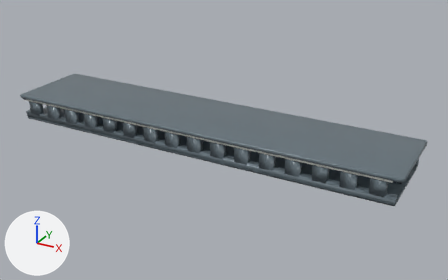
An edit to the glTF model lab/public/models/conduit_slotted-trunking.low.glb, drawn before and after from the same camera.
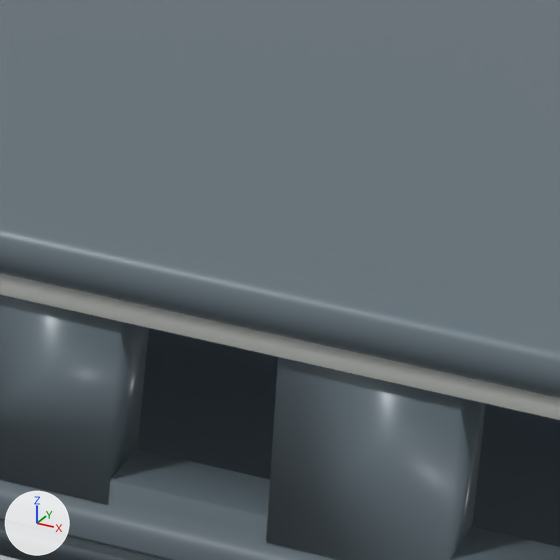
The first picture shows the older version from a 50 mm camera at (0.987, -1.664, 0.919) aimed at (0.063, 0.016, 0.079). The close-ups show the older and then the newer version on the part from 71% to 81% of the width and 50% to 67% of the height of that picture. Only the edits that show in the close-ups are written down. Lighting does not change. The marker at lower left points along +X, +Y and +Z. Where no turn or scale is listed for an object, it has been applied to the vertices.

Before the edit, the objects in view are built like this:
```python
me_cube_002 = bpy.data.meshes.new('Cube.002')
me_cube_002.from_pydata(...)  # 56 vertices, 100 faces; spans x -0.669..0.669, y -0.144..0.144, z -0.015..0.051
me_cube_002.materials.append(mat_detail_porcelain_white)  # white #e8ebe6
me_recipe_mesh = bpy.data.meshes.new('Recipe mesh')
me_recipe_mesh.from_pydata(...)  # 410 vertices, 680 faces; spans x -0.681..0.681, y -0.142..0.142, z -0.006..0.074
me_recipe_mesh.materials.append(mat_original_0905ee26)  # greyish blue #65737b
me_recipe_mesh_003 = bpy.data.meshes.new('Recipe mesh.003')
me_recipe_mesh_003.from_pydata(...)  # 54 vertices, 104 faces; spans x -0.698..0.698, y -0.148..0.148, z -0.007..0.007
me_recipe_mesh_003.materials.append(mat_original_0905ee26)  # greyish blue #65737b
ob_detail_cable_management_construction___detail_porcelain_white = bpy.data.objects.new('detail:cable-management-construction · Detail porcelain white', me_cube_002)
ob_detail_cable_management_construction___detail_porcelain_white.location = (0.0, 0.0, 0.0966)
ob_node_39 = bpy.data.objects.new('node-39', me_recipe_mesh_003)
ob_node_39.location = (0.0, 0.0, 0.1552)
ob_part_body___original_0905ee26 = bpy.data.objects.new('part:body · Original 0905ee26', me_recipe_mesh)
ob_part_body___original_0905ee26.location = (0.0, 0.0, 0.0759)
```
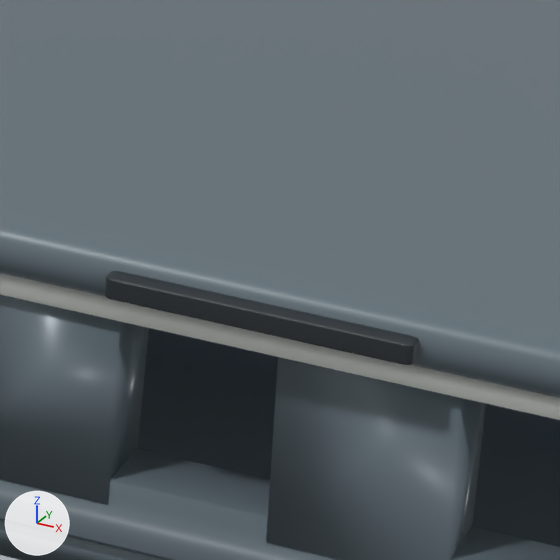
The change, as JSON lines over the scene's bpy script:
```json
{"op": "add", "block": "mat_graphite_service_markings", "code": ["mat_graphite_service_markings = principled_material('Graphite service markings')", "mat_graphite_service_markings.base_color = (0.018, 0.025, 0.031)  # dark grey #242c31", "mat_graphite_service_markings.roughness = 0.6", "mat_graphite_service_markings.coat_weight = 0.15", "mat_graphite_service_markings.coat_roughness = 0.25"]}
{"op": "add", "block": "me_cube_005", "code": ["me_cube_005 = bpy.data.meshes.new('Cube.005')", "me_cube_005.from_pydata(...)  # 192 vertices, 376 faces; spans x -0.038..1.077, y -0.003..0.003, z -0.003..0.003", "me_cube_005.materials.append(mat_graphite_service_markings)  # dark grey #242c31"]}
{"op": "add", "block": "ob_installation_details___graphite_service_markings", "code": ["ob_installation_details___graphite_service_markings = bpy.data.objects.new('Installation details · Graphite service markings', me_cube_005)", "ob_installation_details___graphite_service_markings.location = (-0.5192, -0.1499, 0.1548)"]}
```

Boxes (x1, y1, x2, y2) around the edits, measured in the close-ups (560 x 560 px):
```json
{"object": "Installation details · Graphite service markings", "change": "added", "after": [105, 271, 419, 365]}
```
